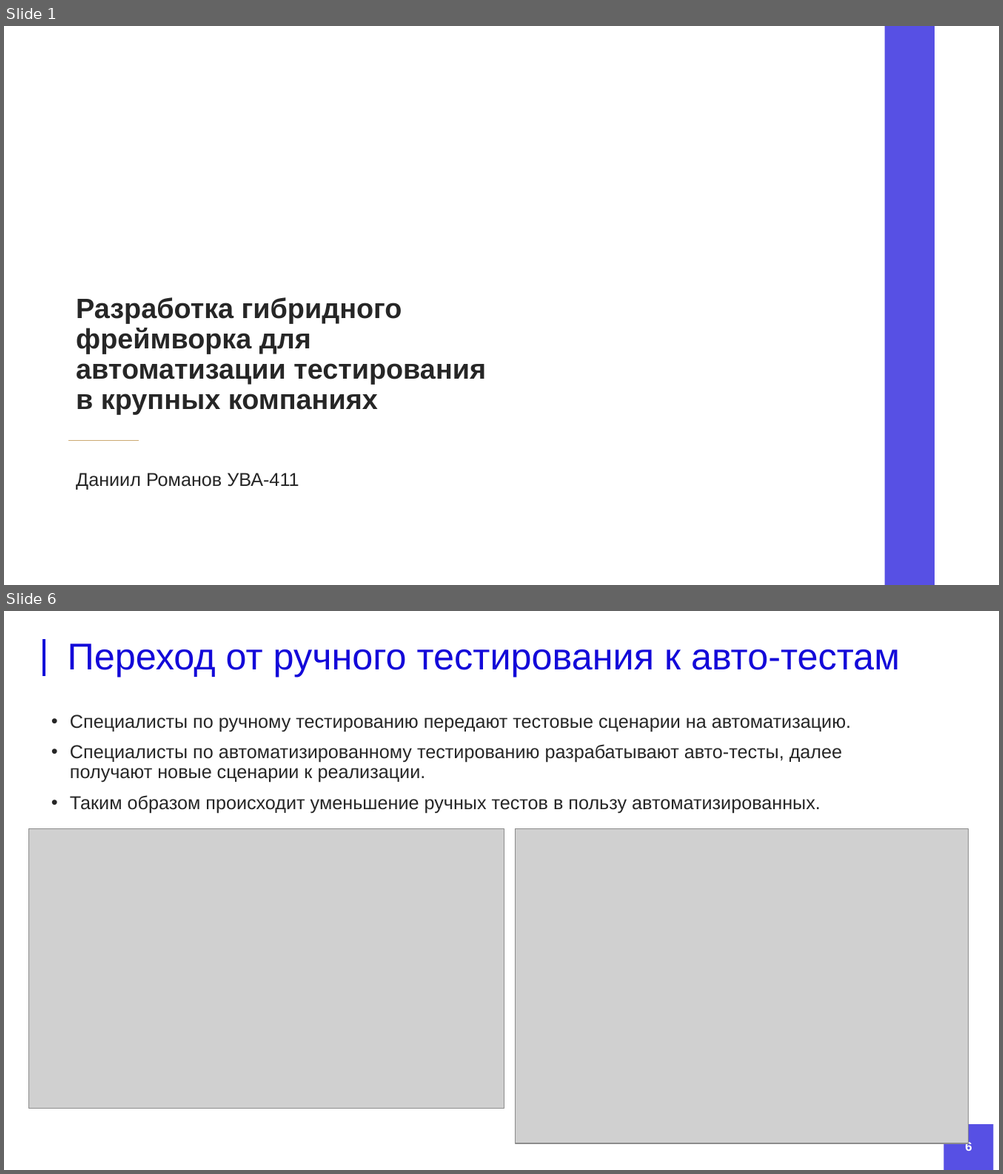
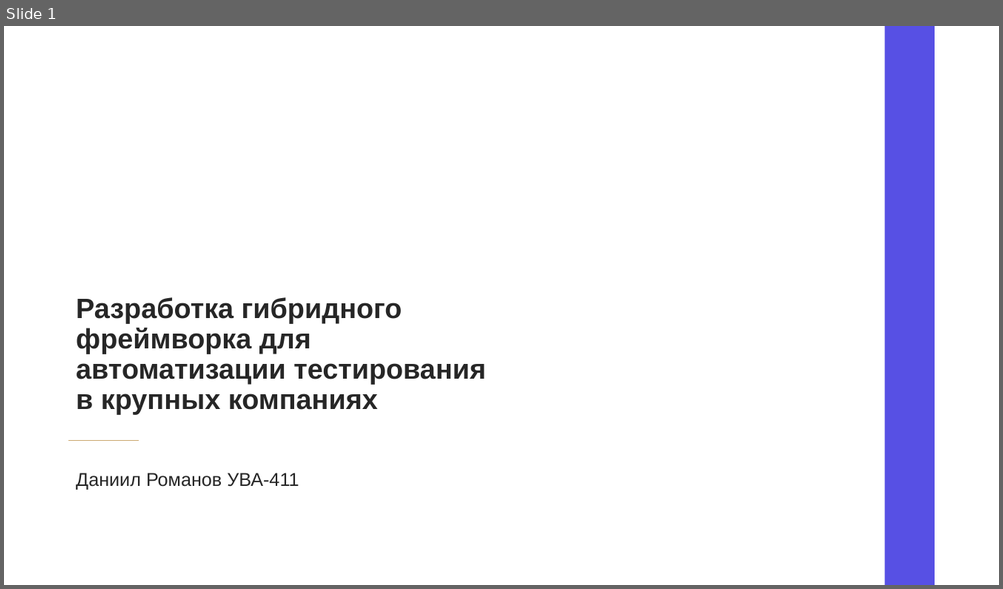
Before and after one commit to DanielRomanoff/practice, a slide deck: презентация.pptx. Shown one above the other, each under a label of ours: slides 1 and 6 before the commit, slide 1 after it; the slides between them are not shown. The pictures are 1003x1174 and 1003x589 pixels, drawn with LibreOffice and Linux fonts; fonts in the diff are those of the drawing; grey boxes stand for pictures; background and template pictures are left out. Boxes give left, top, right and bottom in pixels: in the first picture for what was removed or moved away, otherwise in the second. Text is boxed around its words. In the diff, an @@ line names an element or a change of style, - is before the commit and + after.

```diff
--- a/презентация.pptx
+++ b/презентация.pptx
@@ slide 6 removed at box(4, 611, 999, 1170), background #FFFFFF @@
@@ line removed from (43, 639) to (43, 677) @@
@@ title removed at box(68, 644, 899, 677) @@
-Переход от ручного тестирования к авто-тестам
@@ text removed at box(70, 715, 851, 813) @@
-• Специалисты по ручному тестированию передают тестовые сценарии на автоматизацию.
-• Специалисты по автоматизированному тестированию разрабатывают авто-тесты, далее получают новые сценарии к реализации.
-• Таким образом происходит уменьшение ручных тестов в пользу автоматизированных.
@@ picture removed at box(28, 829, 504, 1109) @@
@@ picture removed at box(515, 829, 968, 1144) @@
@@ rectangle removed at box(943, 1125, 993, 1170) @@
@@ page number removed at box(965, 1142, 971, 1155) @@
-6
```
Also in this commit, not shown: 4 slides changed, 4 slides added, 4 other slides removed, 2 other files.
